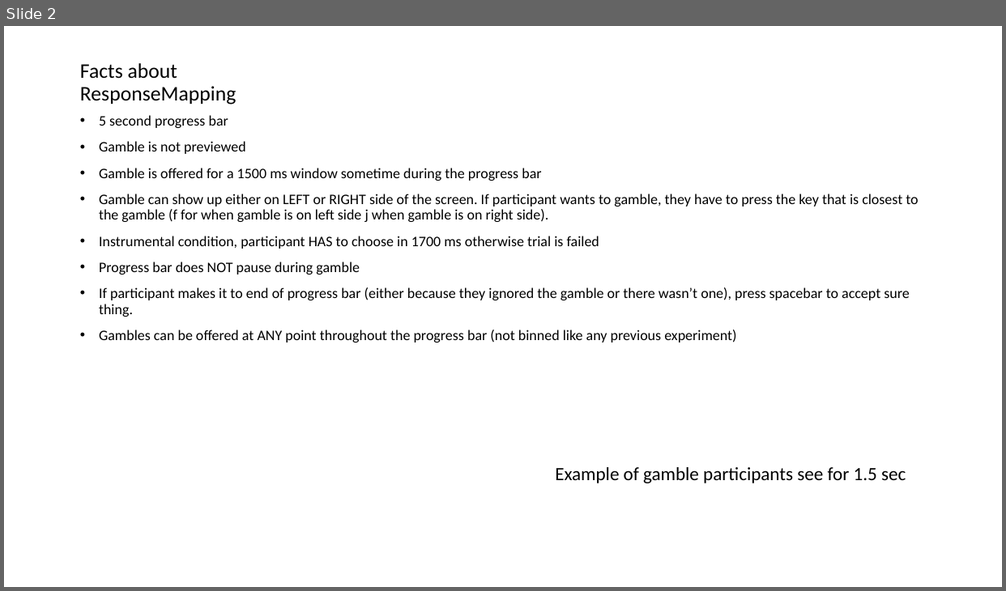
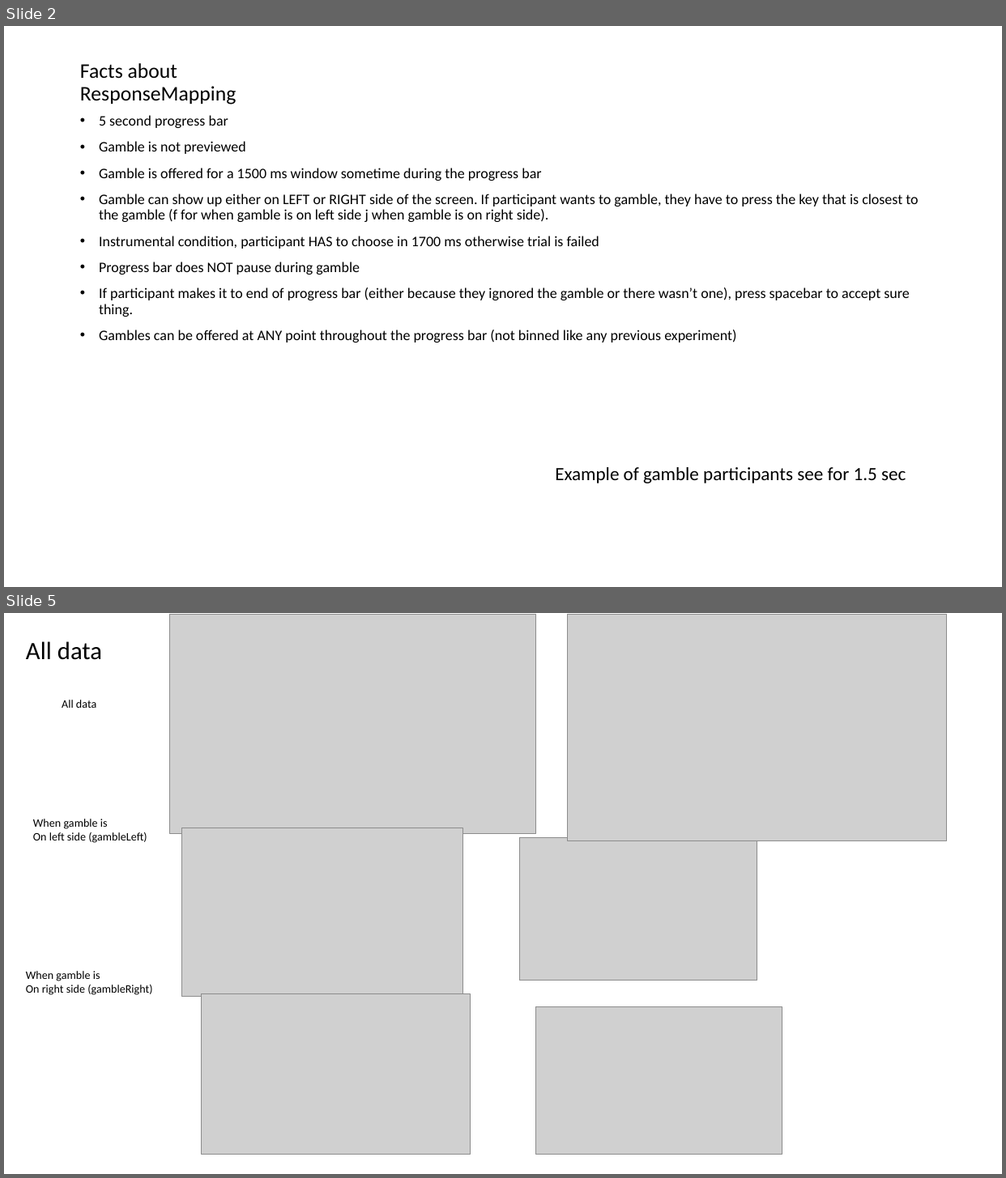
Before and after one commit to gpagnier/rampAnalysis, a slide deck: RampResponseMappingNew2.1.pptx. Shown one above the other, each under a label of ours: slide 2 before the commit, slides 2 and 5 after it; the slides between them are not shown. The pictures are 1006x591 and 1006x1178 pixels, drawn with LibreOffice and Linux fonts; fonts in the diff are those of the drawing; grey boxes stand for pictures. Boxes give left, top, right and bottom in pixels: in the first picture for what was removed or moved away, otherwise in the second. Text is boxed around its words. In the diff, an @@ line names an element or a change of style, - is before the commit and + after.

```diff
--- a/RampResponseMappingNew2.1.pptx
+++ b/RampResponseMappingNew2.1.pptx
@@ slide 5 added at (4,613,1002,1174), background #FFFFFF @@
@@ picture added at (169,614,535,833) @@
@@ picture added at (568,614,947,841) @@
@@ title added at (26,641,102,660), 24 pt, text #000000 @@
+All data
@@ text added at (62,700,96,708), 11 pt, text #000000 @@
+All data
@@ text added at (33,819,147,843), 11 pt, text #000000 @@
+When gamble is
+On left side (gambleLeft)
@@ picture added at (181,828,463,996) @@
@@ picture added at (519,837,756,980) @@
@@ text added at (26,971,152,995), 11 pt, text #000000 @@
+When gamble is
+On right side (gambleRight)
@@ picture added at (202,994,471,1155) @@
@@ picture added at (536,1007,782,1155) @@
```
Also in this commit, not shown: 1 slide changed, 12 other slides added, 6 other files.
